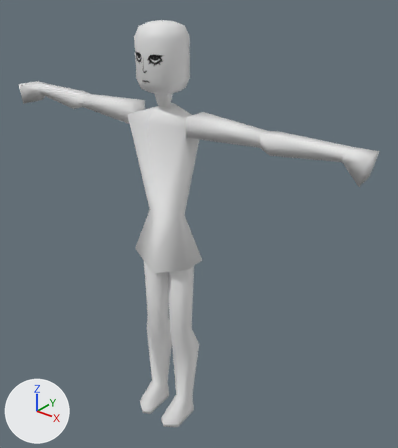
An edit to the Blender file scenes/mercenary/body.blend, drawn before and after from the same camera.
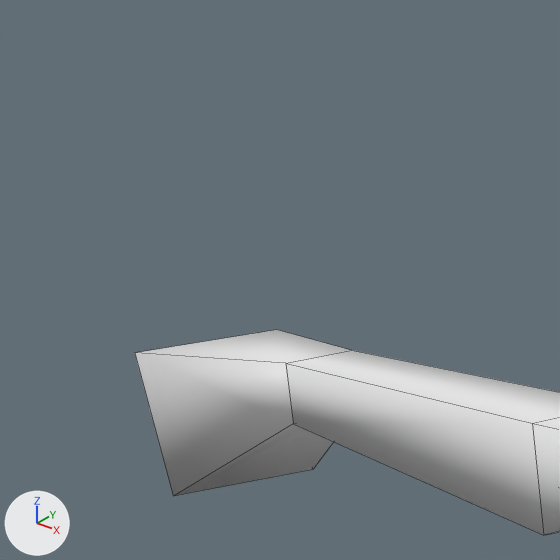
The first picture shows the older version from a 50 mm lens placed at (1.414, -1.553, 2.01), pointed at (0.089, 0.103, 0.983). The close-ups show both versions on the part from 0% to 19% of the width and 8% to 25% of the height of that picture; other places that the commit changed are outside them. The axes (+X, +Y, +Z) are drawn at lower left. The lights are the same throughout. The close-ups show mesh edges as thin lines.

The first close-up shows 'body'.
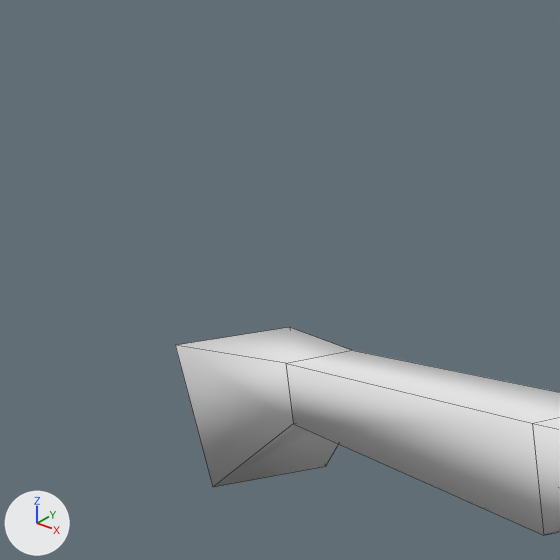
What changed in the scene script:
```text
Change me_cube_016:
    where me_cube_016.from_pydata(...)  # 167 vertices, 180 faces, 2 loose edges; spans x -0.85..0.85, y -0.14..0.1, z 0.0..1.5
    used by ob_body; location = (0.0, 0.0, 0.0)
    me_cube_016 part 1
    me_cube_016.vertices[17].co: (-0.84, 0.04, 1.48) -> (-0.84, 0.05, 1.48)  # pixel (276, 329) -> pixel (289, 327)
    me_cube_016.vertices[18].co: (-0.85, -0.06, 1.48) -> (-0.85, -0.03, 1.48)  # pixel (134, 352) -> pixel (175, 345)
    me_cube_016.vertices[19].co: (-0.82, 0.04, 1.39) -> (-0.82, 0.05, 1.39)  # pixel (312, 469) -> pixel (325, 466)
    me_cube_016.vertices[20].co: (-0.83, -0.06, 1.39) -> (-0.83, -0.03, 1.39)  # pixel (173, 496) -> pixel (212, 487)
```

What differs and where, as boxes [x1, y1, x2, y2] in the close-ups (560 x 560 px; the box of a moved part takes in the faces that stretch with it):
'body', reshaped
    before: [135, 330, 560, 535]
    after: [175, 327, 560, 535]
part 1 of me_cube_016, moved or reshaped
    before: [135, 330, 350, 496]
    after: [175, 327, 350, 487]
